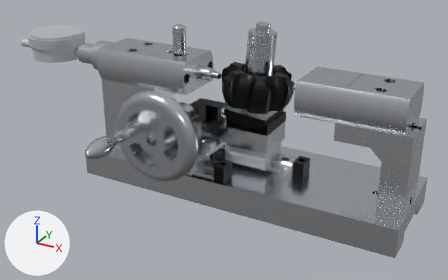
Before and after pictures for a commit that changed the glTF model BJ_INNERRACE/OD_Diagonal_Caliper/OD_Diagonal_Caliper.glb.
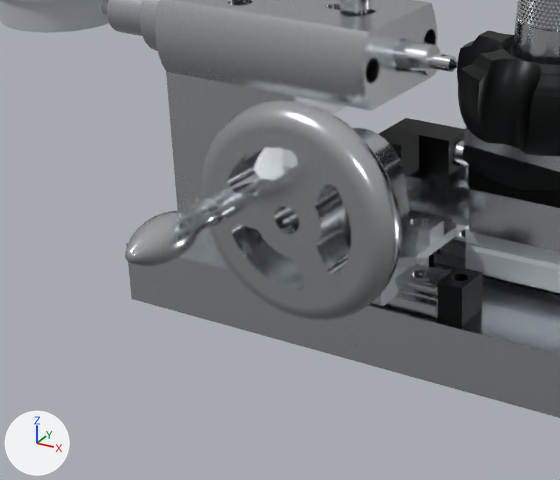
Each version is shown whole from a 50 mm camera at (0.243, -0.461, 0.277) aimed at (0.001, -0.021, 0.056), then close up on the part from 7% to 59% of the width and 18% to 88% of the height. The lights are fixed; the arrows at lower left show +X, +Y and +Z. The first two pictures are the older version. Both versions are drawn at frame 162 of the action 'CombinedAction'; the numbers are the values there.

Objects in the first close-up: 'LM1.001', 'LM2', 'LM2.004', 'OD_Diagonal_Caliper.007', 'OD_Diagonal_Caliper.034', 'OD_Diagonal_Caliper.035', 'OD_Diagonal_Caliper.043', 'OD_Diagonal_Caliper.044', 'PARTS', 'Rotate', 'Shaft', 'UBJ109' and 12 more.
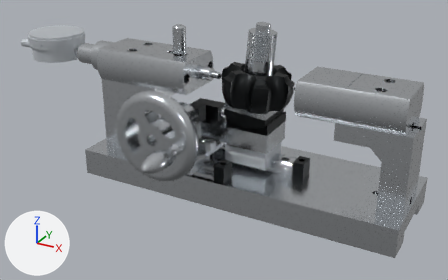
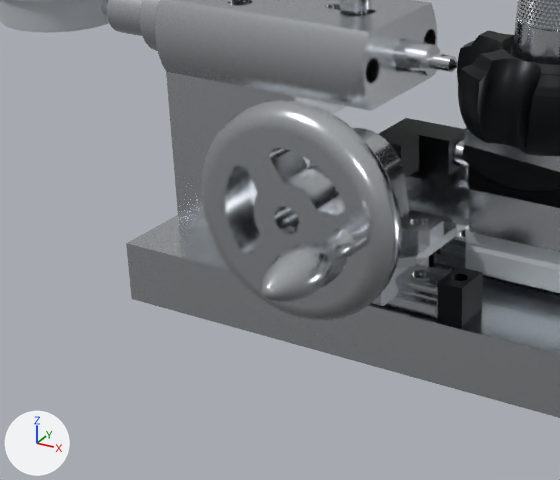
Location of each change, [x1, y1, x2, y2] in pixels of the close-ups (560 x 480 px):
'Rotate', turned: before [125, 100, 402, 320]; after [202, 100, 402, 320]

The change, as a diff of the scene's bpy script:
```diff
--- a/BJ_INNERRACE/OD_Diagonal_Caliper/OD_Diagonal_Caliper.glb.py
+++ b/BJ_INNERRACE/OD_Diagonal_Caliper/OD_Diagonal_Caliper.glb.py
@@ ob_rotate @@
 ob_rotate.location = (-0.036, -0.0768, 0.0704)
-ob_rotate.rotation_euler = (0.0, -3.142, 0.0)  # degrees (0, -180, 0)
```
